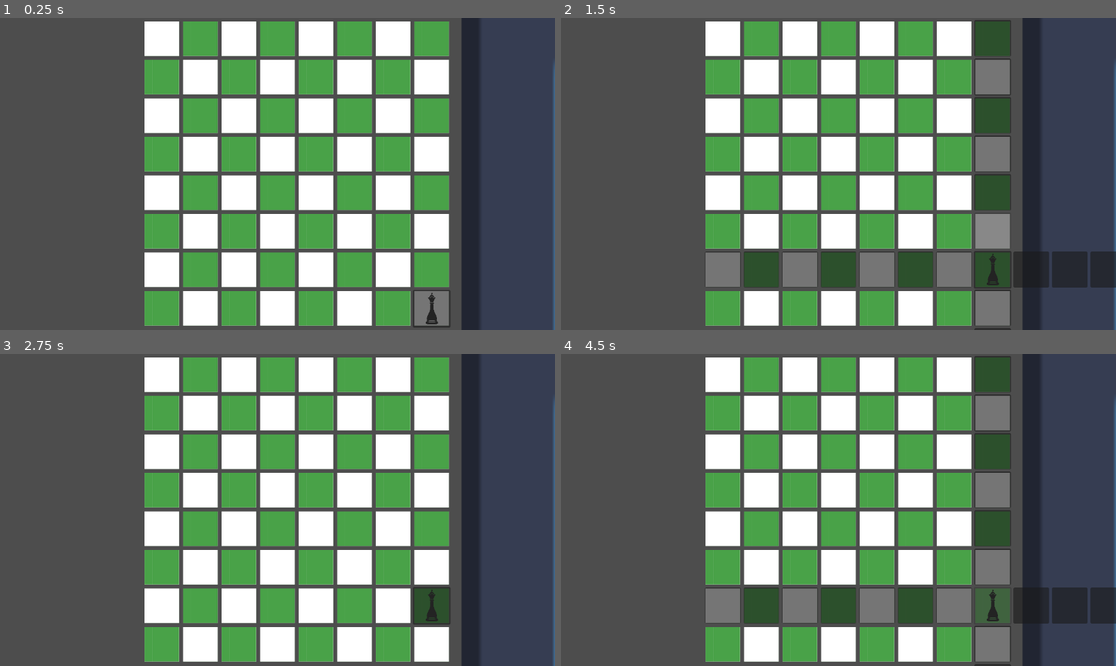
Above: before the commit, frames 1-4 (two rows, left to right).
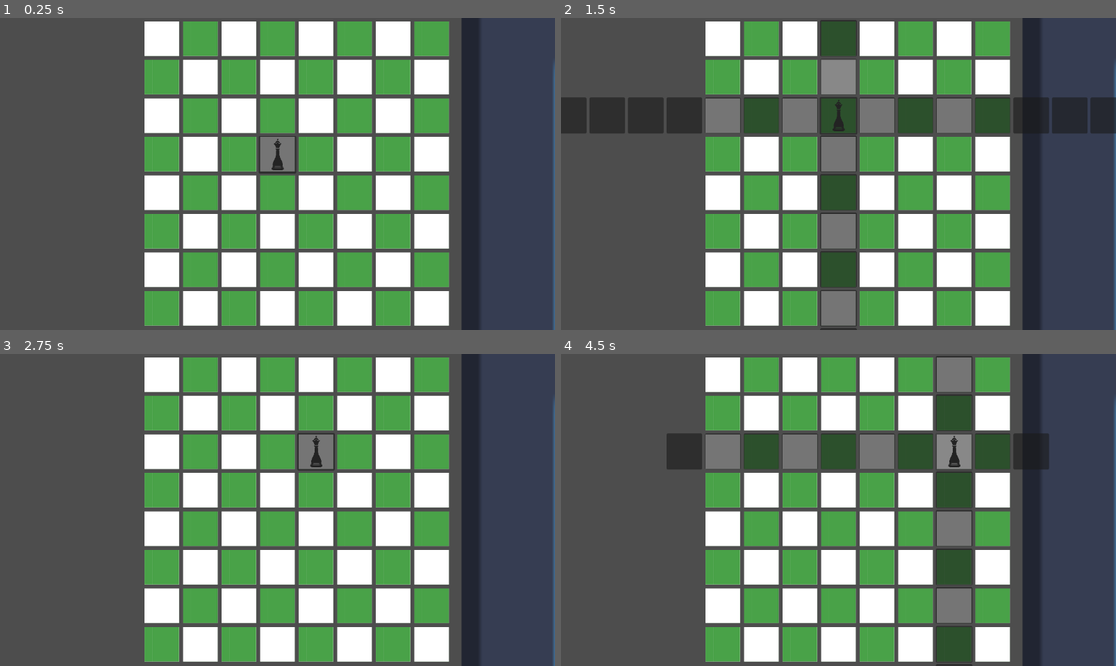
Above: after the commit, the same moments.

Repository: soligso-cpu/Chess-II-The-final-dlc-real-
Game: Godot game, scene res://Scenes/board.tscn
Two runs of this game, one before a commit and one after it. Both use one fixed random seed, a clock stepped at 60 frames per second and the inputs below. The engine's default icon, where the game draws it, is replaced by a stand-in: a white triangle on a blue panel in a dark square.
Inputs (mouse positions are in pixels of both pictures, inside the frame that each line leads up to; where the layout moved, square brackets give the same spot in the first picture):
- Up to frame 1 (0.25 s): no input
- Up to frame 2 (1.5 s): click (838, 155) [993, 308] at 0.5 s; click (838, 114) [993, 270] at 1.25 s
- Up to frame 3 (2.75 s): click (316, 450) [471, 606] at 2 s
- Up to frame 4 (4.5 s): click (877, 450) [993, 606] at 2.75 s; click (955, 450) [1071, 606] at 3.5 s; click (955, 450) [993, 606] at 4.25 s

The runs differ from the first frame. In frame 1, 1.6% of the frame differs, in the area x 46-82%, y 37-100%; in frame 2, 25%, in the area x 0-100%, y 0-100%; in frame 3, 1.6%; in frame 4, 22%.

Commit message:
Tweaking, No Fixes
Still working on the edge detection; something is making the right markers not detect the edges, or at least when they do, they still show. Print statements are confusing and not showing me much. Sorry, will have to work on this later.

Diff:
--- a/chess-ii--the-final-dlc/Scenes/board.tscn
+++ b/chess-ii--the-final-dlc/Scenes/board.tscn
@@ -486,4 +486,4 @@
 shape = SubResource("RectangleShape2D_5fj8h")
 
 [node name="QueenTest" parent="." unique_id=716542793 groups=["Pieces"] instance=ExtResource("3_bh37u")]
-position = Vector2(896, 604)
+position = Vector2(576, 284)
--- a/chess-ii--the-final-dlc/Scripts/queen_test.gd
+++ b/chess-ii--the-final-dlc/Scripts/queen_test.gd
@@ -119,7 +119,41 @@
 		$MovementMarkers/Right/Right6.visible = true
 		$MovementMarkers/Right/Right7.visible = true
 
-		if(enemy_right1):
+		if(enemy_right7):
+			if(touching_border):
+				$MovementMarkers/Right/Right7.visible = false
+			else:
+				pass
+		elif(enemy_right6):
+			if(touching_border):
+				$MovementMarkers/Right/Right6.visible = false
+			$MovementMarkers/Right/Right7.visible = false
+		elif(enemy_right5):
+			if(touching_border):
+				$MovementMarkers/Right/Right5.visible = false
+			$MovementMarkers/Right/Right6.visible = false
+			$MovementMarkers/Right/Right7.visible = false
+		elif(enemy_right4):
+			if(touching_border):
+				$MovementMarkers/Right/Right4.visible = false
+			$MovementMarkers/Right/Right5.visible = false
+			$MovementMarkers/Right/Right6.visible = false
+			$MovementMarkers/Right/Right7.visible = false
+		elif(enemy_right3):
+			if(touching_border):
+				$MovementMarkers/Right/Right3.visible = false
+			$MovementMarkers/Right/Right4.visible = false
+			$MovementMarkers/Right/Right5.visible = false
+			$MovementMarkers/Right/Right6.visible = false
+			$MovementMarkers/Right/Right7.visible = false
+		elif(enemy_right2):
+			if(touching_border):
+				$MovementMarkers/Right/Right3.visible = false
+			$MovementMarkers/Right/Right4.visible = false
+			$MovementMarkers/Right/Right5.visible = false
+			$MovementMarkers/Right/Right6.visible = false
+			$MovementMarkers/Right/Right7.visible = false
+		elif(enemy_right1):
 			if(touching_border):
 				$MovementMarkers/Right/Right1.visible = false
 			$MovementMarkers/Right/Right2.visible = false
@@ -128,52 +162,8 @@
 			$MovementMarkers/Right/Right5.visible = false
 			$MovementMarkers/Right/Right6.visible = false
 			$MovementMarkers/Right/Right7.visible = false
-		if(enemy_right2):
-			if(touching_border):
-				$MovementMarkers/Right/Right2.visible = false
-			$MovementMarkers/Right/Right3.visible = false
-			$MovementMarkers/Right/Right4.visible = false
-			$MovementMarkers/Right/Right5.visible = false
-			$MovementMarkers/Right/Right6.visible = false
-			$MovementMarkers/Right/Right7.visible = false
-		if(enemy_right3):
-			if(touching_border):
-				$MovementMarkers/Right/Right3.visible = false
-			$MovementMarkers/Right/Right4.visible = false
-			$MovementMarkers/Right/Right5.visible = false
-			$MovementMarkers/Right/Right6.visible = false
-			$MovementMarkers/Right/Right7.visible = false
-		if(enemy_right4):
-			if(touching_border):
-				$MovementMarkers/Right/Right4.visible = false
-			$MovementMarkers/Right/Right5.visible = false
-			$MovementMarkers/Right/Right6.visible = false
-			$MovementMarkers/Right/Right7.visible = false
-		if(enemy_right5):
-			if(touching_border):
-				$MovementMarkers/Right/Right5.visible = false
-			$MovementMarkers/Right/Right6.visible = false
-			$MovementMarkers/Right/Right7.visible = false
-		if(enemy_right6):
-			if(touching_border):
-				$MovementMarkers/Right/Right6.visible = false
-			$MovementMarkers/Right/Right7.visible = false
-		if(enemy_right7):
-			if(touching_border):
-				$MovementMarkers/Right/Right7.visible = false
-			pass
 		#endregion
 		#region Forward Movement Marker Visibility Control
-
-		$MovementMarkers.visible = true
-		$MovementMarkers/Foward.visible = true
-		$MovementMarkers/Foward/Forward1.visible = true
-		$MovementMarkers/Foward/Forward2.visible = true
-		$MovementMarkers/Foward/Forward3.visible = true
-		$MovementMarkers/Foward/Forward4.visible = true
-		$MovementMarkers/Foward/Forward5.visible = true
-		$MovementMarkers/Foward/Forward6.visible = true
-		$MovementMarkers/Foward/Forward7.visible = true
 
 		if(enemy_forward1):
 			if(forward_touching_border):
@@ -220,16 +210,6 @@
 		#endregion
 		#region Back Movement Narker Visibility Control
 
-		$MovementMarkers.visible = true
-		$MovementMarkers/Back.visible = true
-		$MovementMarkers/Back/Back1.visible = true
-		$MovementMarkers/Back/Back2.visible = true
-		$MovementMarkers/Back/Back3.visible = true
-		$MovementMarkers/Back/Back4.visible = true
-		$MovementMarkers/Back/Back5.visible = true
-		$MovementMarkers/Back/Back6.visible = true
-		$MovementMarkers/Back/Back7.visible = true
-
 		if(enemy_back1):
 			if(back_touching_border):
 				$MovementMarkers/Back/Back1.visible = false
@@ -474,6 +454,8 @@
 	if(area.is_in_group("Edge")):
 		touching_border = true
 		enemy_right1 = true
+		print("edge collided, edge: "+ str(area.name))
+		print("enemy 1: "+ str(enemy_right1))
 	if(area.is_in_group("Tiles")):
 		right1_tile = area.name
 		right1_tile_group = str(area.name)[0]
@@ -489,6 +471,8 @@
 	if(area.is_in_group("Edge")):
 		touching_border = true
 		enemy_right2 = true
+		print("edge collided, edge: "+ str(area.name))
+		print("enemy 2: "+ str(enemy_right7))
 	if(area.is_in_group("Tiles")):
 		right2_tile = area.name
 		right2_tile_group = str(area.name)[0]
@@ -498,12 +482,15 @@
 	if(area.is_in_group("Edge")):
 		touching_border = false
 		enemy_right2 = false
-
+	if(area.is_in_group("Tiles")):
+		Globals.board_tiles[tile_group][tile].state = false
 
 func _on_right_area_3_area_entered(area: Area2D) -> void:
 	if(area.is_in_group("Edge")):
 		touching_border = true
 		enemy_right3 = true
+		print("edge collided, edge: "+ str(area.name))
+		print("enemy 3: "+ str(enemy_right7))
 	if(area.is_in_group("Tiles")):
 		right3_tile = area.name
 		right3_tile_group = str(area.name)[0]
@@ -519,6 +506,8 @@
 	if(area.is_in_group("Edge")):
 		touching_border = true
 		enemy_right4 = true
+		print("edge collided, edge: "+ str(area.name))
+		print("enemy 4: "+ str(enemy_right7))
 	if(area.is_in_group("Tiles")):
 		right4_tile = area.name
 		right4_tile_group = str(area.name)[0]
@@ -534,6 +523,8 @@
 	if(area.is_in_group("Edge")):
 		touching_border = true
 		enemy_right5 = true
+		print("edge collided, edge: "+ str(area.name))
+		print("enemy 5: "+ str(enemy_right7))
 	if(area.is_in_group("Tiles")):
 		right5_tile = area.name
 		right5_tile_group = str(area.name)[0]
@@ -550,6 +541,8 @@
 	if(area.is_in_group("Edge")):
 		touching_border = true
 		enemy_right6 = true
+		print("edge collided, edge: "+ str(area.name))
+		print("enemy 6: "+ str(enemy_right7))
 	if(area.is_in_group("Tiles")):
 		right6_tile = area.name
 		right6_tile_group = str(area.name)[0]
@@ -565,6 +558,8 @@
 	if(area.is_in_group("Edge")):
 		touching_border = true
 		enemy_right7 = true
+		print("edge collided, edge: "+ str(area.name))
+		print("enemy 7: "+ str(enemy_right7))
 	if(area.is_in_group("Tiles")):
 		right7_tile = area.name
 		right7_tile_group = str(area.name)[0]
Not shown, changed: .DS_Store
